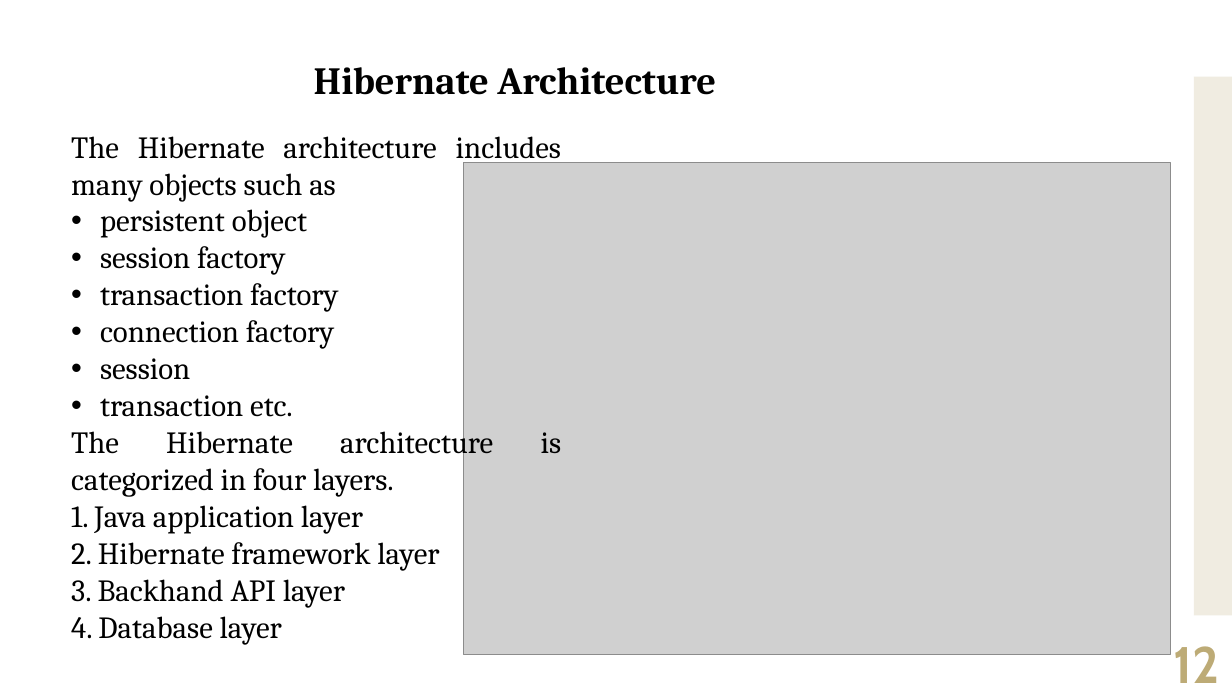
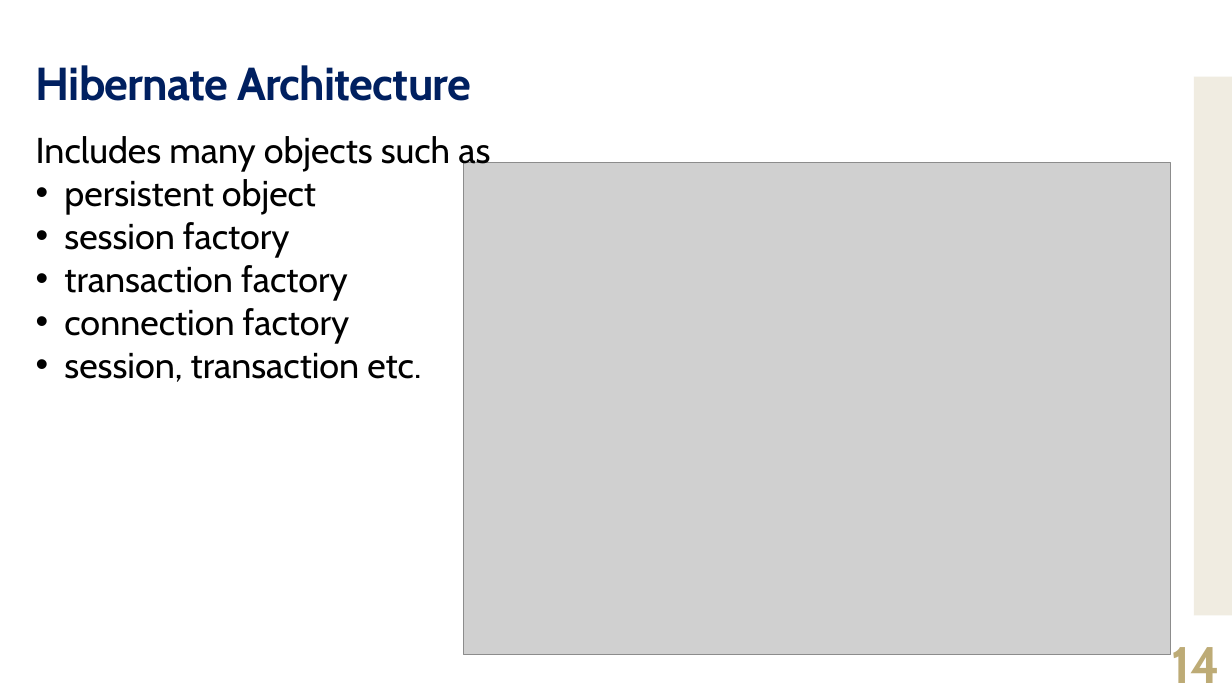
Before and after one commit to jrambasana/AJP2022-material, a slide deck: slide 14 of AJP Slides/AJP (01ce0502) - Unit 6 - Hibernate 01.pptx (slide 12 before the commit). Drawn at 1232x693 pixels with LibreOffice and Linux fonts; fonts in the diff are those of the drawing; grey boxes stand for pictures. Boxes give left, top, right and bottom in pixels: in the first picture for what was removed or moved away, otherwise in the second. Text is boxed around its words. In the diff, an @@ line names an element or a change of style, - is before the commit and + after.

```diff
--- a/AJP Slides/AJP (01ce0502) - Unit 6 - Hibernate 01.pptx
+++ b/AJP Slides/AJP (01ce0502) - Unit 6 - Hibernate 01.pptx
@@ title "Hibernate Architecture": place and size @@
-title "Hibernate Architecture" at [314, 67, 716, 95]
+title "Hibernate Architecture" at [36, 65, 471, 101]
@@ title "Hibernate Architecture" at [36, 65, 471, 101]: size 30 to 36 pt, font Cambria to Cabin, text colour #000000 to #002060, letter spacing 0 to -0.6 pt; alignment centre to left; line spacing 1 to 0.9; vertical alignment top to middle @@
@@ text "Includes many objects such as": place and size @@
-text "Includes many objects such as" at [71, 136, 562, 645]
+text "Includes many objects such as" at [36, 136, 490, 382]
@@ text at [36, 136, 490, 171]: text changed; size 24 to 28 pt; font Cambria to Cabin @@
-The Hibernate architecture includes many objects such as
+Includes many objects such as
@@ text at [64, 179, 350, 344]: size 24 to 28 pt, font Cambria to Cabin in "persistent object", "session factory", "transaction factory", "connection factory" @@
@@ text at [64, 353, 421, 382]: text changed; size 24 to 28 pt; font Cambria to Cabin @@
-• session
-• transaction etc.
-The Hibernate architecture is categorized in four layers.
-1. Java application layer
-2. Hibernate framework layer
-3. Backhand API layer
-4. Database layer
+• session, transaction etc.
@@ page number at [1171, 647, 1220, 683]: text changed @@
-12
+14
```
Also in this commit, not shown: 63 other slides changed, 5 slides added.
